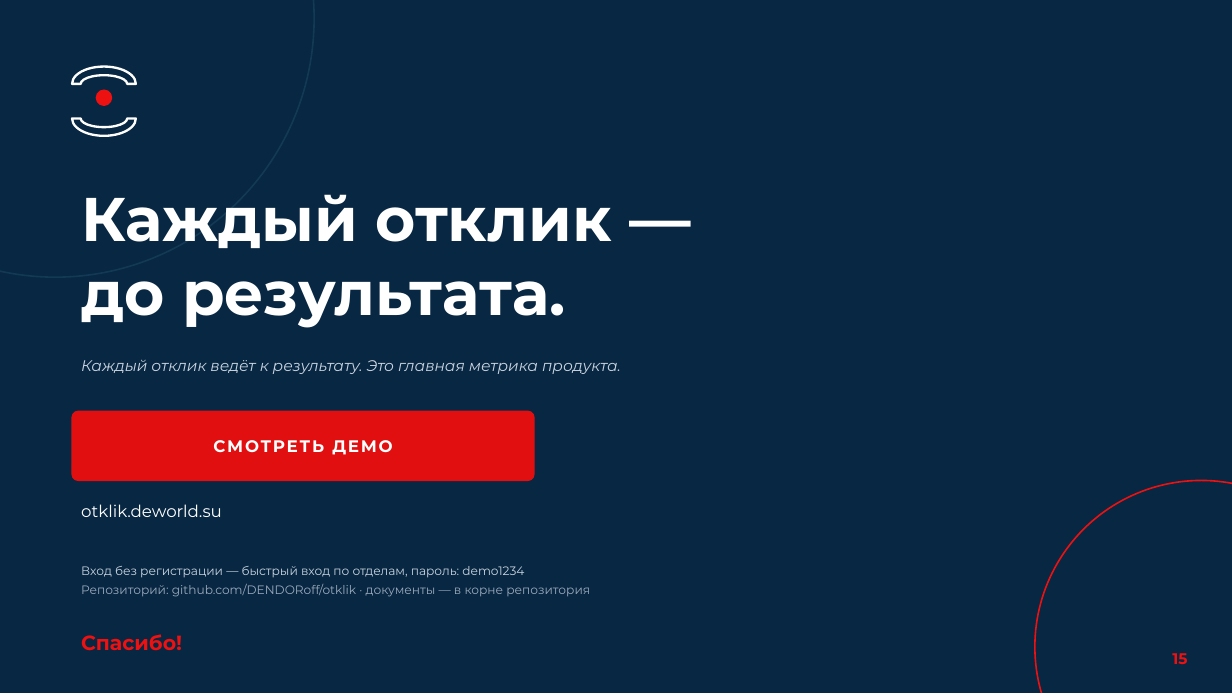
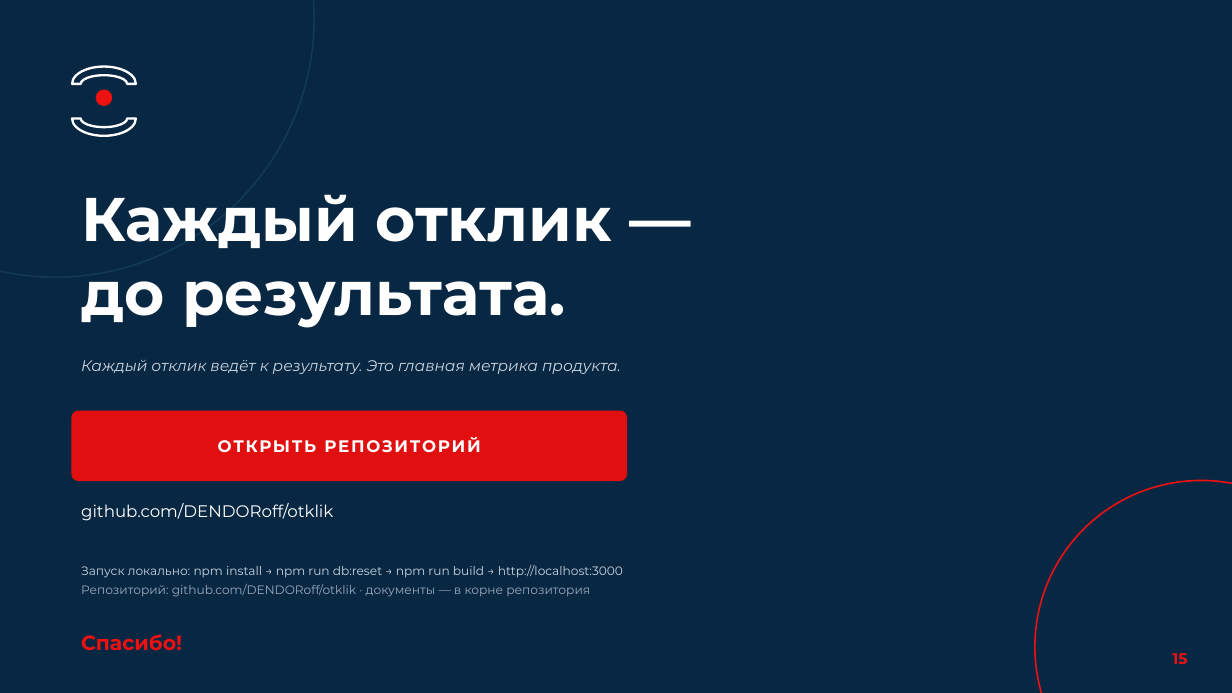
Before and after one commit to DENDORoff/otklik, a slide deck: slide 15 of ПИТЧ-ПРЕЗЕНТАЦИЯ.pptx. Drawn at 1232x693 pixels with LibreOffice and Linux fonts; fonts in the diff are those of the drawing. Boxes give left, top, right and bottom in pixels: in the first picture for what was removed or moved away, otherwise in the second. Text is boxed around its words. In the diff, an @@ line names an element or a change of style, - is before the commit and + after.

```diff
--- a/ПИТЧ-ПРЕЗЕНТАЦИЯ.pptx
+++ b/ПИТЧ-ПРЕЗЕНТАЦИЯ.pptx
@@ rounded rectangle: place and size @@
-rounded rectangle at (72, 411, 534, 481)
+rounded rectangle at (72, 411, 627, 481)
@@ text at (72, 411, 627, 481): text changed @@
-СМОТРЕТЬ ДЕМО
+ОТКРЫТЬ РЕПОЗИТОРИЙ
@@ text at (81, 503, 333, 521): text changed @@
-otklik.deworld.su
+github.com/DENDORoff/otklik
@@ text at (81, 565, 623, 597): text changed; text colour #9AA9BC to #C9D4E0 @@
-Вход без регистрации — быстрый вход по отделам, пароль: demo1234
-Репозиторий: github.com/DENDORoff/otklik · документы — в корне репозитория
+Запуск локально: npm install → npm run db:reset → npm run build → http://localhost:3000
+Репозиторий: github.com/DENDORoff/otklik · документы — в корне репозитория
```
Also in this commit, not shown: 10 other slides changed, 16 other files.
